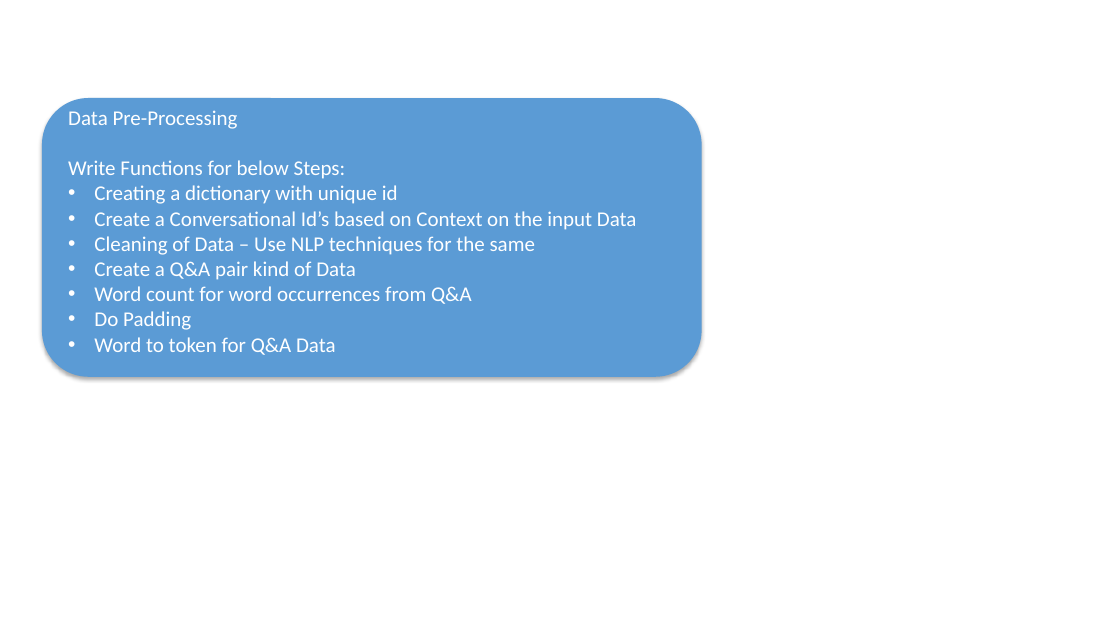
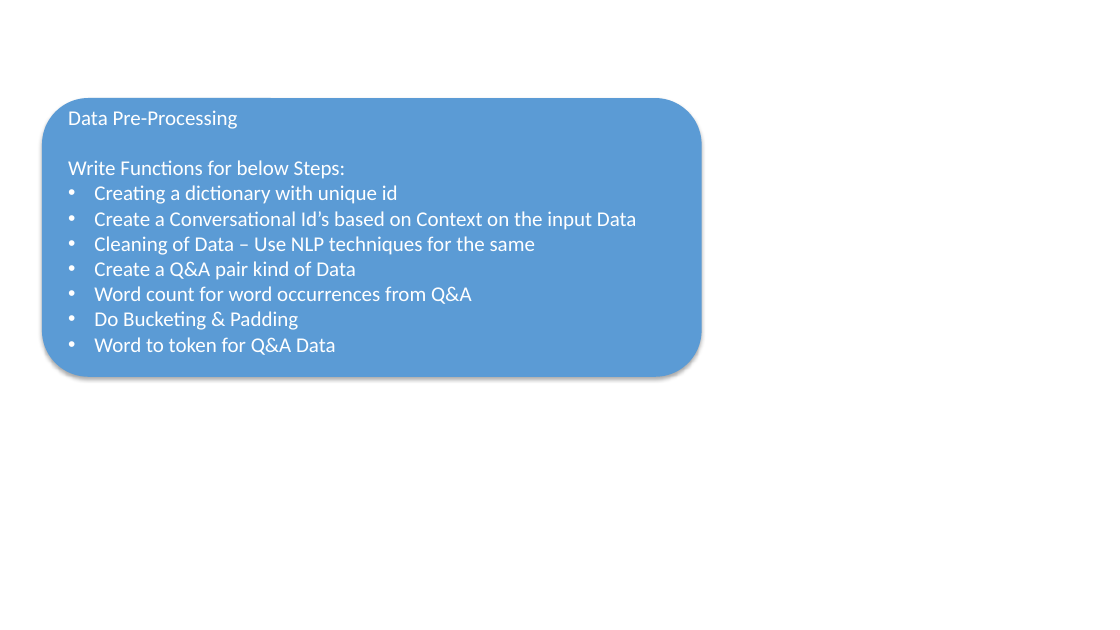
Before and after one commit to maddy6/temp, a slide deck: slide 2 of DL Chatbot.pptx. Drawn at 1120x630 pixels with LibreOffice and Linux fonts; fonts in the diff are those of the drawing. Boxes give left, top, right and bottom in pixels: in the first picture for what was removed or moved away, otherwise in the second. Text is boxed around its words. In the diff, an @@ line names an element or a change of style, - is before the commit and + after.

```diff
--- a/DL Chatbot.pptx
+++ b/DL Chatbot.pptx
@@ text at [94, 311, 298, 330]: text changed @@
-• Do Padding
+• Do Bucketing & Padding
```
Also in this commit, not shown: 1 other slide changed.
